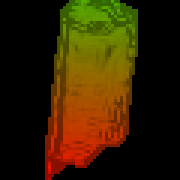
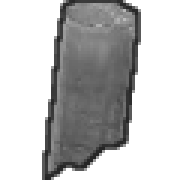
Layers edited between the first and the second 180 x 180 image:
showed "outline", painted on it over [42, 0, 141, 180]
showed "Pasted Layer" over [45, 0, 138, 180]
hid "mask-reflection" over [45, 0, 138, 180]
hid "mask-color-2" over [45, 0, 138, 180]
hid "mask-color-1" over [45, 0, 138, 180]
hid "mask-bg" over [0, 0, 180, 180]
